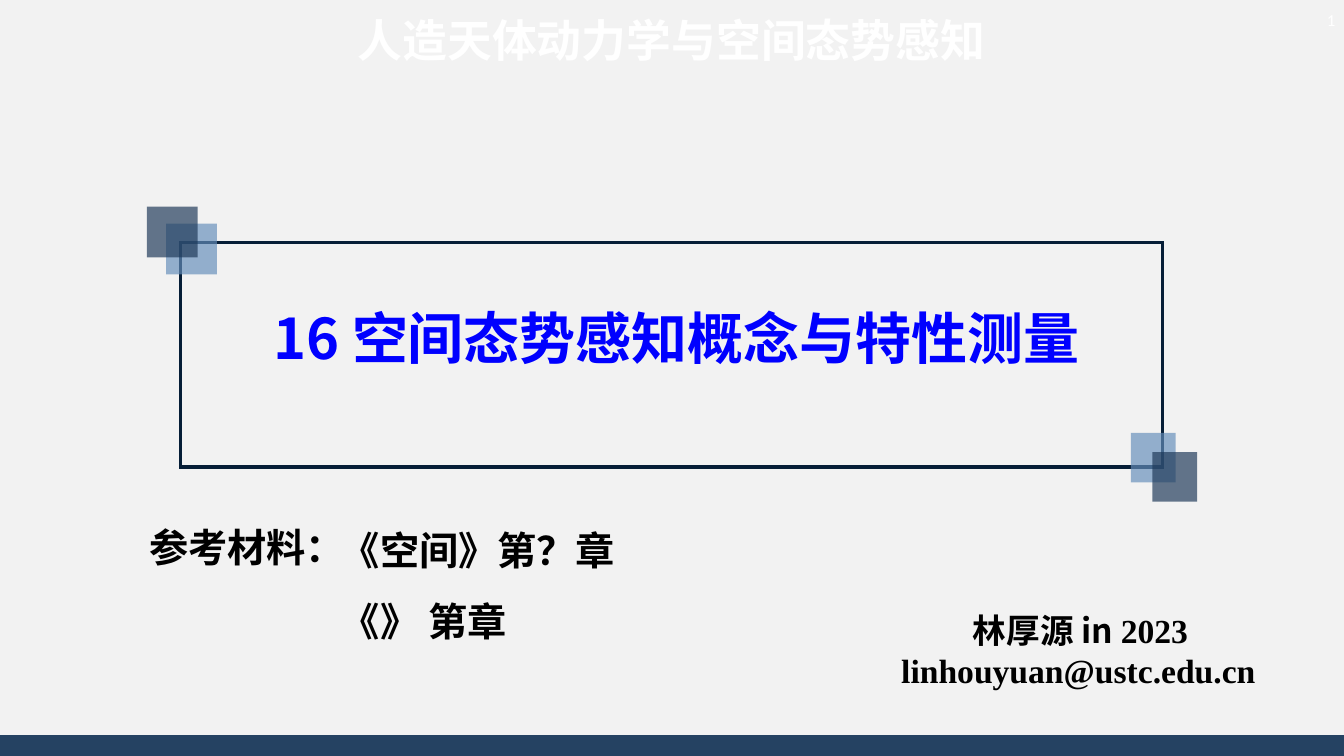
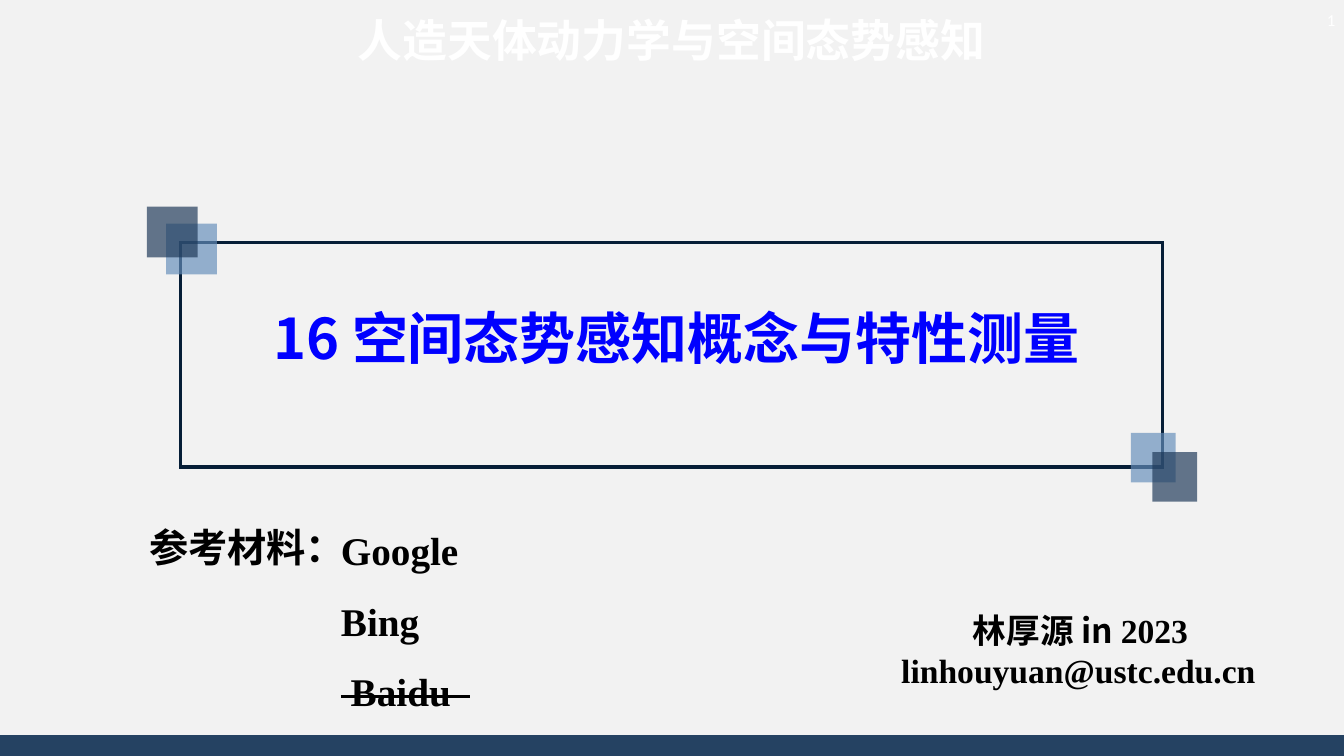
Before and after one commit to AsBackup/DAOSSA, a slide deck: slide 1 of 16 空间态势感知概念与特性测量.pptx. Drawn at 1344x756 pixels with LibreOffice and Linux fonts; fonts in the diff are those of the drawing; background and template pictures are left out. Boxes give left, top, right and bottom in pixels: in the first picture for what was removed or moved away, otherwise in the second. Text is boxed around its words. In the diff, an @@ line names an element or a change of style, - is before the commit and + after.

```diff
--- a/16 空间态势感知概念与特性测量.pptx
+++ b/16 空间态势感知概念与特性测量.pptx
@@ text at [341,537,458,707]: text changed @@
-《空间》第？章
-《》 第章
+Google
+Bing
+Baidu
```
Also in this commit, not shown: 3 other slides changed, 9 slides added, 3 slides removed, 1 other file.
